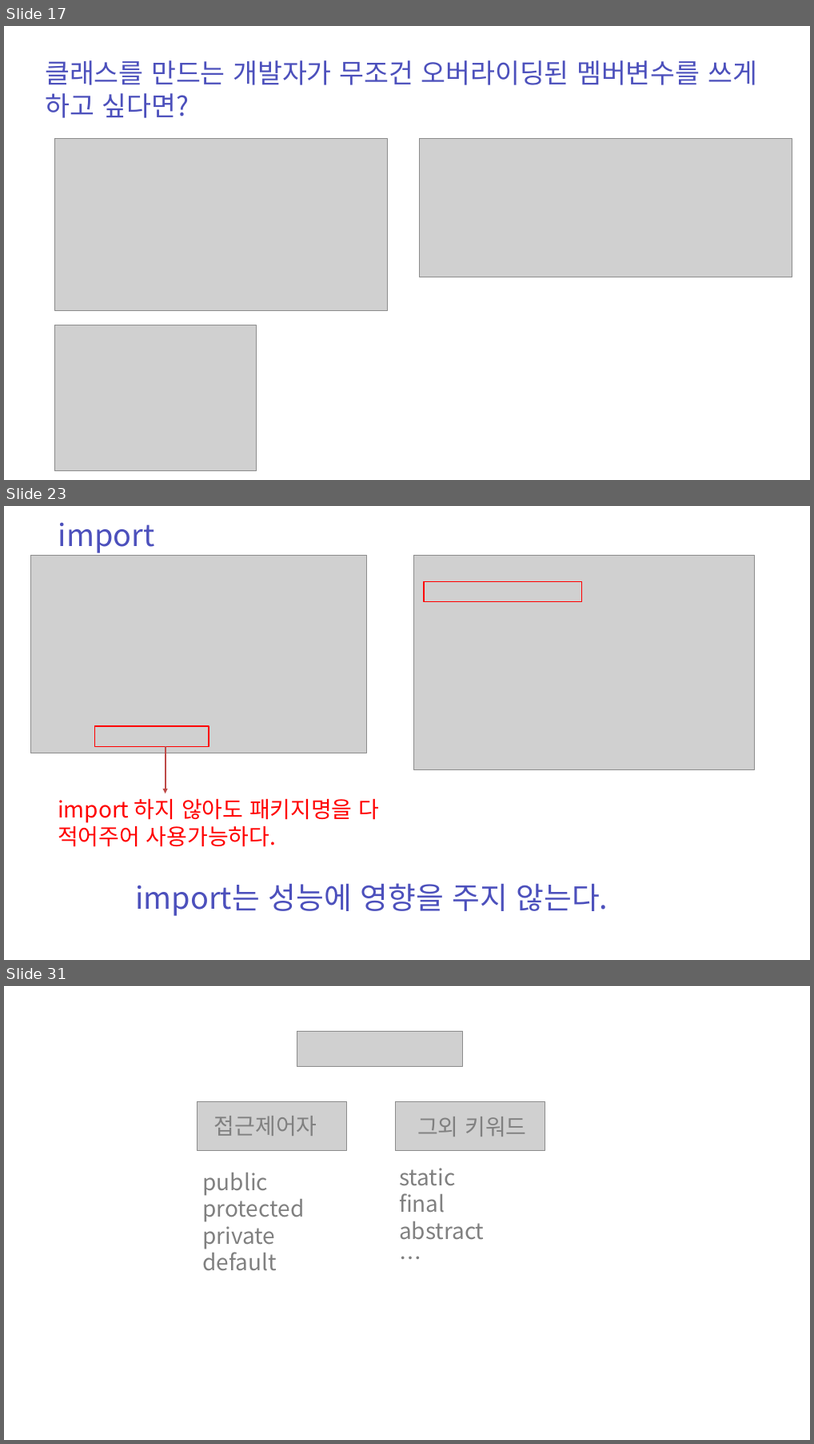
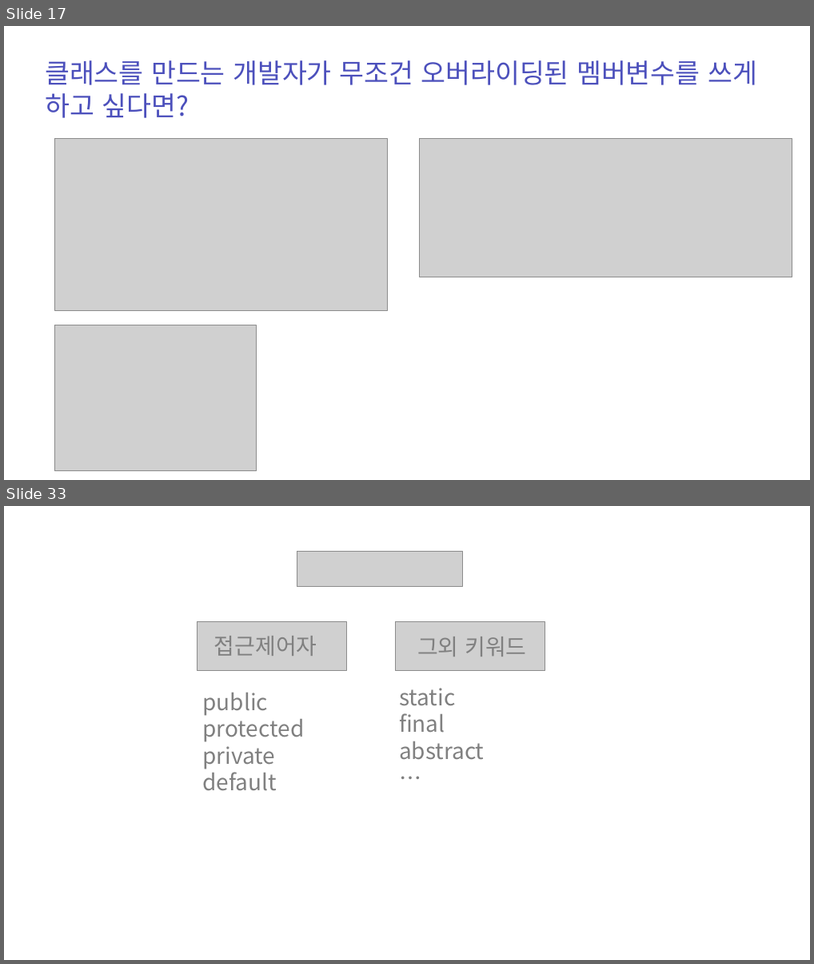
Before and after one commit to zest132/JavaLecture, a slide deck: JavaLecture/LectureFile/java 11강 인터페이스와다형성.pptx. Shown one above the other, each under a label of ours: slides 17, 23 and 31 before the commit, slides 17 and 33 after it; the slides between them are not shown. The pictures are 814x1444 and 814x964 pixels, drawn with LibreOffice and Linux fonts; fonts in the diff are those of the drawing; grey boxes stand for pictures; background and template pictures are left out. Boxes give left, top, right and bottom in pixels: in the first picture for what was removed or moved away, otherwise in the second. Text is boxed around its words. In the diff, an @@ line names an element or a change of style, - is before the commit and + after.

```diff
--- a/JavaLecture/LectureFile/java 11강 인터페이스와다형성.pptx
+++ b/JavaLecture/LectureFile/java 11강 인터페이스와다형성.pptx
@@ slide 23 removed at [4, 506, 810, 960], background #FFFFFF @@
@@ text removed at [58, 522, 155, 553] @@
-import
@@ picture removed at [31, 555, 367, 753] @@
@@ picture removed at [414, 555, 754, 769] @@
@@ rectangle removed at [424, 582, 582, 602] @@
@@ rectangle removed at [94, 726, 209, 746] @@
@@ arrow removed from (166, 746) to (166, 793) @@
@@ text removed at [58, 799, 380, 847] @@
-import 하지 않아도 패키지명을 다 적어주어 사용가능하다.
@@ text removed at [136, 883, 609, 916] @@
-import는 성능에 영향을 주지 않는다.
@@ what was slide 31 is now slide 33 @@
```
Also in this commit, not shown: 14 slides added, 11 other slides removed, 16 other files.
